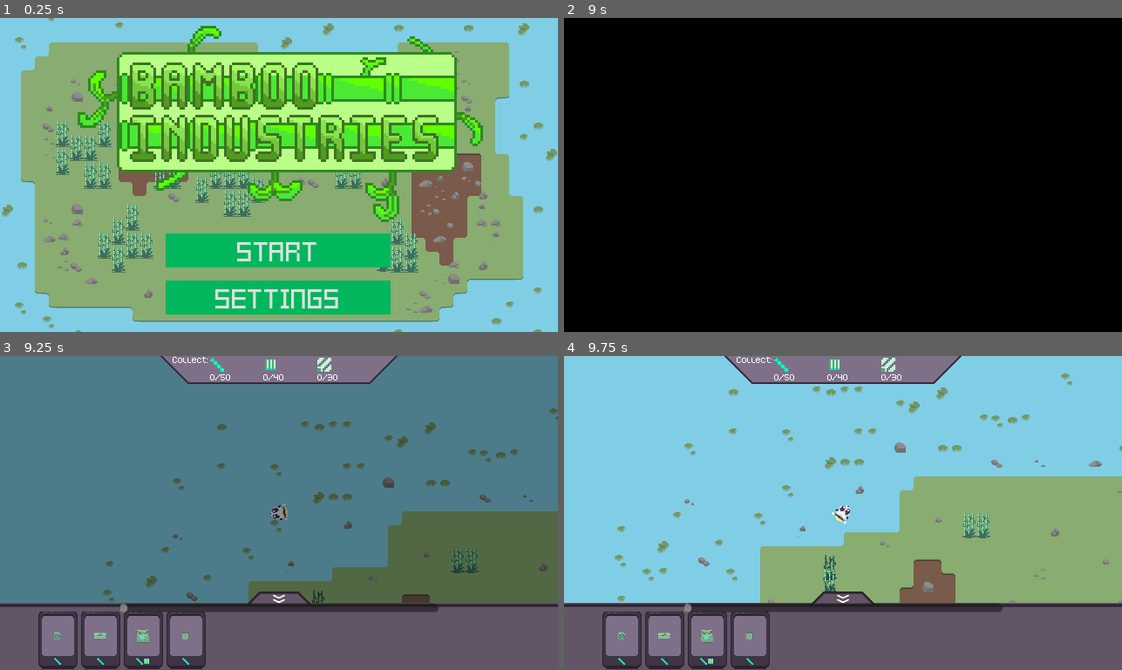
Above: before the commit, frames 1-4 (two rows, left to right).
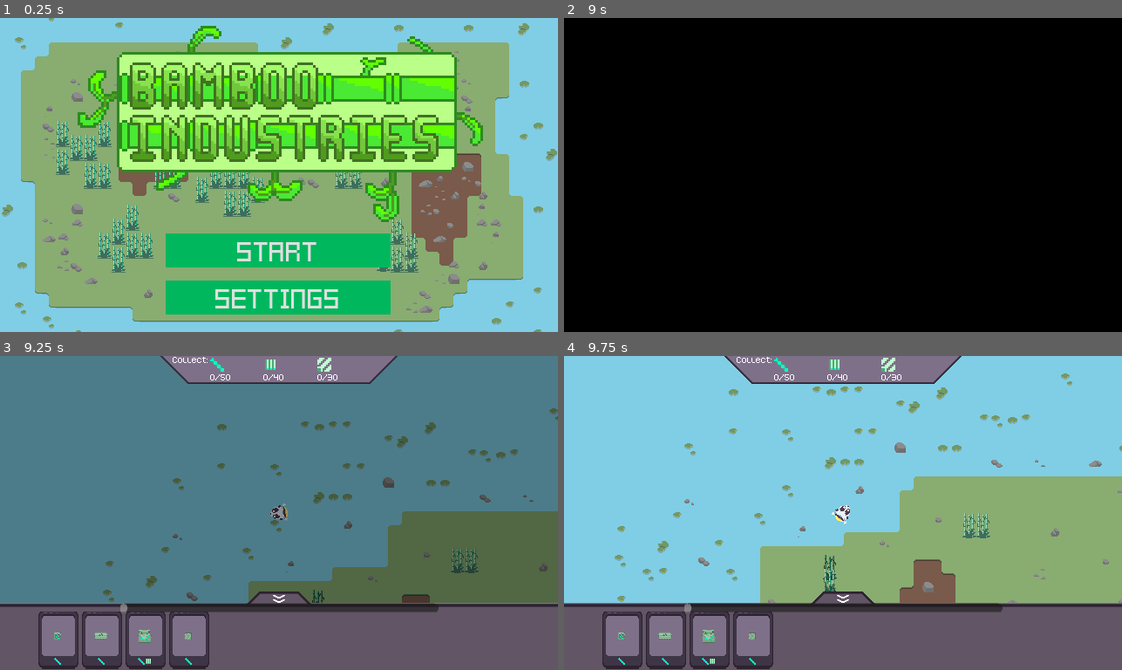
Above: after the commit, the same moments.

Repository: Hyper-Burner/GMTK-Game-Jam-2024
Game: Godot game, scene res://Menu_Scenes/Scenes/menu.tscn
The game is run twice, just before and just after one commit, with the same random seed, the same clock (stepped at 60 frames per second) and the same inputs.
Inputs (mouse positions are in pixels of both pictures, inside the frame that each line leads up to):
- Up to frame 1 (0.25 s): no input
- Up to frame 2 (9 s): click "Start" at 0.5 s; move the mouse to (965, 159) at 1.27 s; press the mouse at (965, 159) at 1.28 s; hold D (right) 1.28-2 s; release the mouse at (965, 159) at 2 s; click (843, 272) at 2 s; tap Enter at 2.75, 7.25 s; move the mouse to (731, 190) at 2.77 s; hold S (down) 2.78-3.53 s; tap Mouse wheel down (mousewheeldown) at 2.85, 6.6 s; move the mouse to (898, 105) at 3.52 s; hold D (right) 3.53-4.28 s; tap Mouse wheel up (mousewheelup) at 3.6, 7.35 s; move the mouse to (815, 237) at 4.27 s; hold W (up) 4.28-5.03 s; right-click (815, 237) at 4.35 s; click (815, 237) at 4.42 s; move the mouse to (1010, 222) at 5.02 s; hold A (left) 5.03-6.53 s; tap R (rotate) at 5.1, 8.85 s; move the mouse to (675, 127) at 5.77 s; click (675, 127) at 5.85 s; tap Space at 6.5, 8.75 s; move the mouse to (870, 175) at 6.52 s; hold S (down) 6.53-7.28 s; click (870, 175) at 6.67 s; move the mouse to (759, 96) at 7.27 s; hold D (right) 7.28-8.03 s; move the mouse to (965, 159) at 8.02 s; hold W (up) 8.03-8.78 s; hold Right mouse button (right_click) 8.03-8.78 s; move the mouse to (731, 190) at 8.77 s; hold D (right) from 8.78 s (still down); click (731, 190) at 8.92 s
- Up to frame 3 (9.25 s): keep holding D (right)
- Up to frame 4 (9.75 s): move the mouse to (898, 443) at 9.52 s; release D (right) at 9.53 s; press the mouse at (898, 443) at 9.53 s; hold S (down) from 9.53 s (still down)

Frames 1-2 are identical in both runs. In frame 3, 1.2% of the frame differs, in the area x 0-100%, y 78-100%; in frame 4, 1.2%.

Commit message:
Resized Hotbar Button

Diff:
--- a/GUI/hotbar_button.tscn
+++ b/GUI/hotbar_button.tscn
@@ -2,13 +2,13 @@
 
 [ext_resource type="Texture2D" uid="uid://dmqglpwabdlvt" path="res://GUI/gui.png" id="1_rvk61"]
 [ext_resource type="Script" path="res://GUI/hotbar_button.gd" id="2_4nu2o"]
-[ext_resource type="SpriteFrames" uid="uid://c8p1i561k6kmk" path="res://Classes/machine.tres" id="3_p4htj"]
+[ext_resource type="SpriteFrames" uid="uid://devjhx6s85xq4" path="res://Classes/machine.tres" id="3_p4htj"]
 [ext_resource type="Texture2D" uid="uid://sfk4feoxvn58" path="res://Menu_Scenes/Assets/Black_screen.png" id="4_h8e4t"]
 [ext_resource type="FontFile" uid="uid://di3holtqvj3bm" path="res://Fonts/Kenney Pixel.ttf" id="4_x15tm"]
 
 [sub_resource type="AtlasTexture" id="AtlasTexture_3tddo"]
 atlas = ExtResource("1_rvk61")
-region = Rect2(74, 78, 45, 66)
+region = Rect2(74, 78, 46, 66)
 
 [node name="HotbarButton" type="TextureButton"]
 offset_right = 45.0
--- a/GUI/hud.tscn
+++ b/GUI/hud.tscn
@@ -16,7 +16,7 @@
 
 [sub_resource type="AtlasTexture" id="AtlasTexture_hx86t"]
 atlas = ExtResource("2_3t7wn")
-region = Rect2(119, 77, 272, 32)
+region = Rect2(120, 77, 272, 32)
 
 [node name="Control" type="Control"]
 z_index = 10
Binary file changed: GUI/gui.png
Not shown, added: export_presets.cfg
